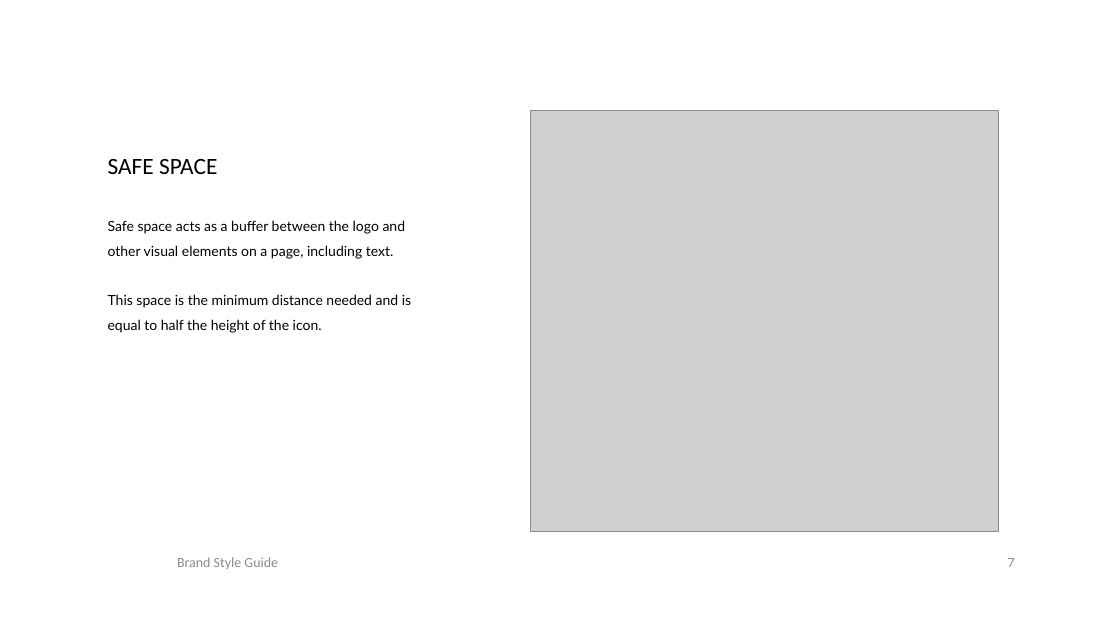
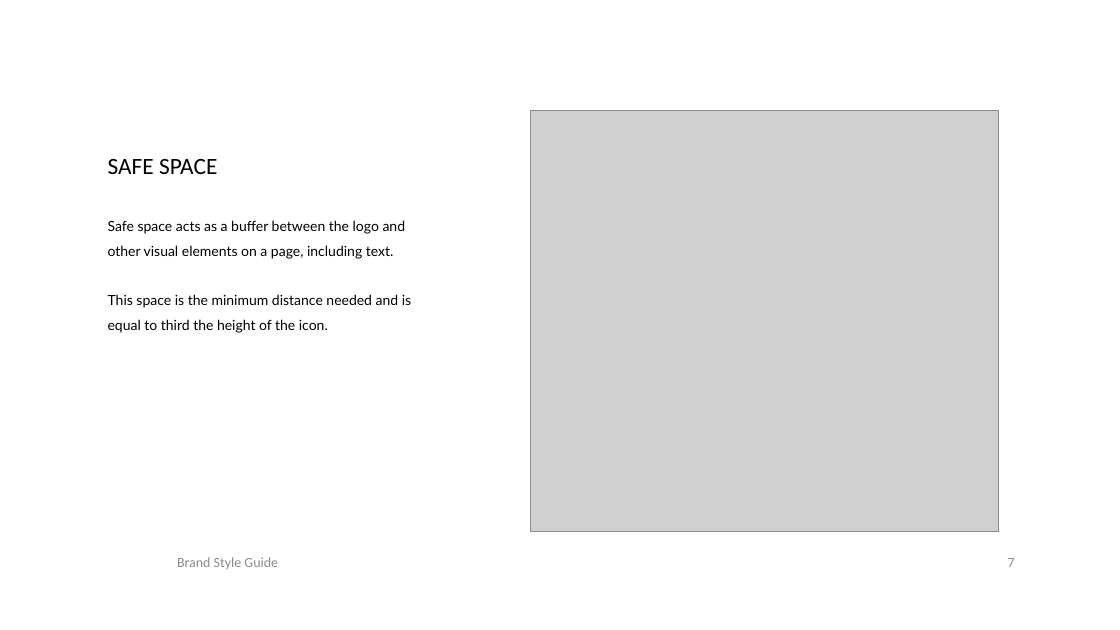
Before and after one commit to jibres/Jibres-logo, a slide deck: slide 7 of styleguide/Jibres-brand-styleguide.pptx. Drawn at 1120x630 pixels with LibreOffice and Linux fonts; fonts in the diff are those of the drawing; grey boxes stand for pictures; background and template pictures are left out. Boxes give left, top, right and bottom in pixels: in the first picture for what was removed or moved away, otherwise in the second. Text is boxed around its words. In the diff, an @@ line names an element or a change of style, - is before the commit and + after.

```diff
--- a/styleguide/Jibres-brand-styleguide.pptx
+++ b/styleguide/Jibres-brand-styleguide.pptx
@@ text at box(108, 294, 411, 333): text changed @@
-This space is the minimum distance needed and is equal to half the height of the icon.
+This space is the minimum distance needed and is equal to third the height of the icon.
```
Also in this commit, not shown: 1 slide added.
